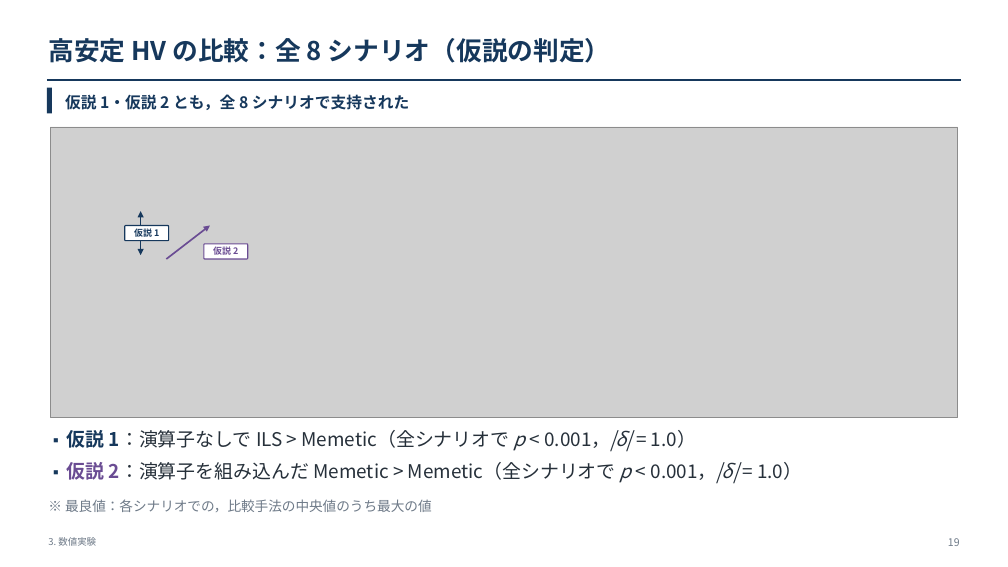
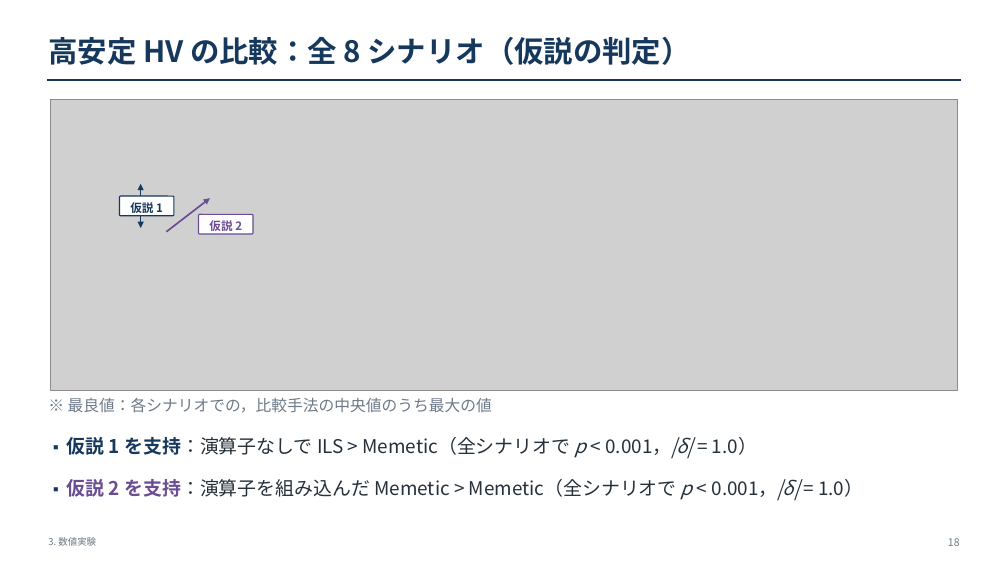
Before and after one commit to kitotakumi/stability_scheduling, a slide deck: slide 18 of doc/presentation_materials/JIMA2026fall_発表.pptx (slide 19 before the commit). Drawn at 1008x567 pixels with LibreOffice and Linux fonts; fonts in the diff are those of the drawing; grey boxes stand for pictures. Boxes give left, top, right and bottom in pixels: in the first picture for what was removed or moved away, otherwise in the second. Text is boxed around its words. In the diff, an @@ line names an element or a change of style, - is before the commit and + after.

```diff
--- a/doc/presentation_materials/JIMA2026fall_発表.pptx
+++ b/doc/presentation_materials/JIMA2026fall_発表.pptx
@@ text "高安定 HV の比較：全 8 シナリオ（仮説の判定）" at (x1=48, y1=37, x2=691, y2=65): size 24.5 to 28 pt @@
@@ rectangle removed at (x1=47, y1=88, x2=52, y2=113) @@
@@ text removed at (x1=65, y1=92, x2=409, y2=113) @@
-仮説 1・仮説 2 とも，全 8 シナリオで支持された
@@ rounded rectangle "仮説 1" resized from (x1=125, y1=225, x2=169, y2=240) to (x1=119, y1=196, x2=174, y2=216) @@
@@ rounded rectangle "仮説 1" at (x1=119, y1=196, x2=174, y2=216): size 8.5 to 11 pt @@
@@ 1 picture, 1 double arrow, 1 arrow moved together from (x1=51, y1=127, x2=958, y2=418) to (x1=51, y1=100, x2=958, y2=391) @@
@@ rounded rectangle "仮説 2" at (x1=199, y1=215, x2=253, y2=234): size 8.5 to 11 pt @@
@@ rounded rectangle "仮説 2" resized from (x1=204, y1=244, x2=248, y2=259) to (x1=199, y1=215, x2=253, y2=234) @@
@@ text "※ 最良値：各シナリオでの，比較手法の中央値のうち最大の値" moved from (x1=65, y1=499, x2=432, y2=512) to (x1=68, y1=398, x2=492, y2=413) @@
@@ text "※ 最良値：各シナリオでの，比較手法の中央値のうち最大の値" at (x1=68, y1=398, x2=492, y2=413): size 13 to 15 pt; indent changed @@
@@ text at (x1=67, y1=437, x2=757, y2=459): text changed @@
-▪ 仮説 1：演算子なしで ILS > Memetic（全シナリオで p < 0.001，|δ| = 1.0）
+▪ 仮説 1 を支持：演算子なしで ILS > Memetic（全シナリオで p < 0.001，|δ| = 1.0）
@@ text at (x1=67, y1=479, x2=863, y2=501): text changed @@
-▪ 仮説 2：演算子を組み込んだ Memetic > Memetic（全シナリオで p < 0.001，|δ| = 1.0）
+▪ 仮説 2 を支持：演算子を組み込んだ Memetic > Memetic（全シナリオで p < 0.001，|δ| = 1.0）
```
Also in this commit, not shown: 32 other slides changed, 1 slide removed, 15 other files.
